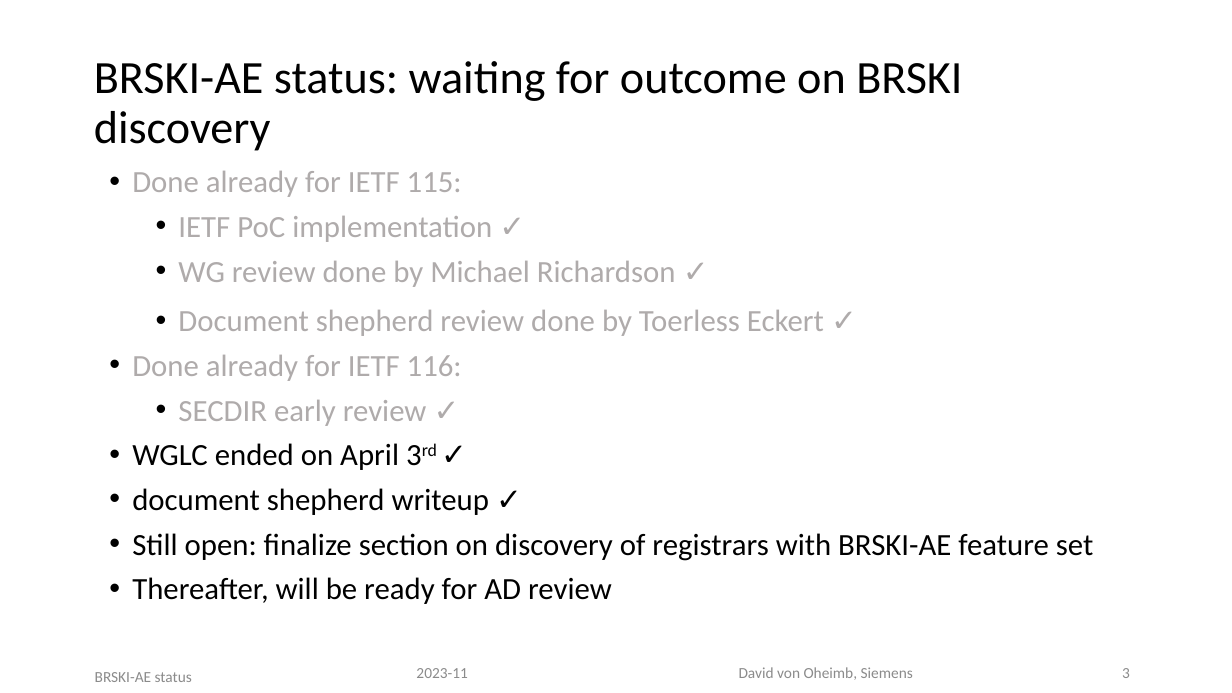
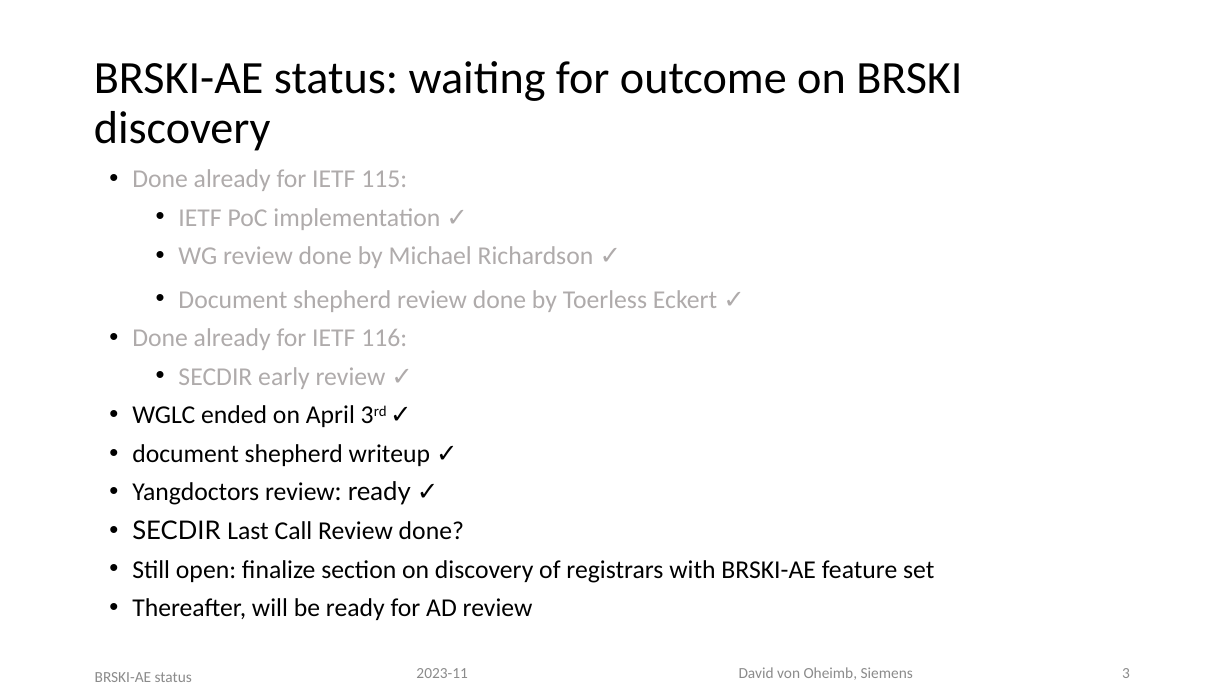
Before and after one commit to anima-wg/anima-brski-ae, a slide deck: slide 3 of presentations/slides-118-BRSKI-AE.pptx. Drawn at 1232x693 pixels with LibreOffice and Linux fonts; fonts in the diff are those of the drawing. Boxes give left, top, right and bottom in pixels: in the first picture for what was removed or moved away, otherwise in the second. Text is boxed around its words. In the diff, an @@ line names an element or a change of style, - is before the commit and + after.

```diff
--- a/presentations/slides-118-BRSKI-AE.pptx
+++ b/presentations/slides-118-BRSKI-AE.pptx
@@ text at (132,169,934,620): size 24 to 20 pt in "Done already for IETF 115:", "IETF PoC implementation ✓", "WG review done by Michael Richardson ✓", "Document shepherd review done by Toerless Eckert ..." and 6 more places @@
@@ text at (132,481,464,540): paragraphs added @@
+• Yangdoctors review: ready ✓
+• SECDIR Last Call Review done?
```
Also in this commit, not shown: 2 other slides changed.
